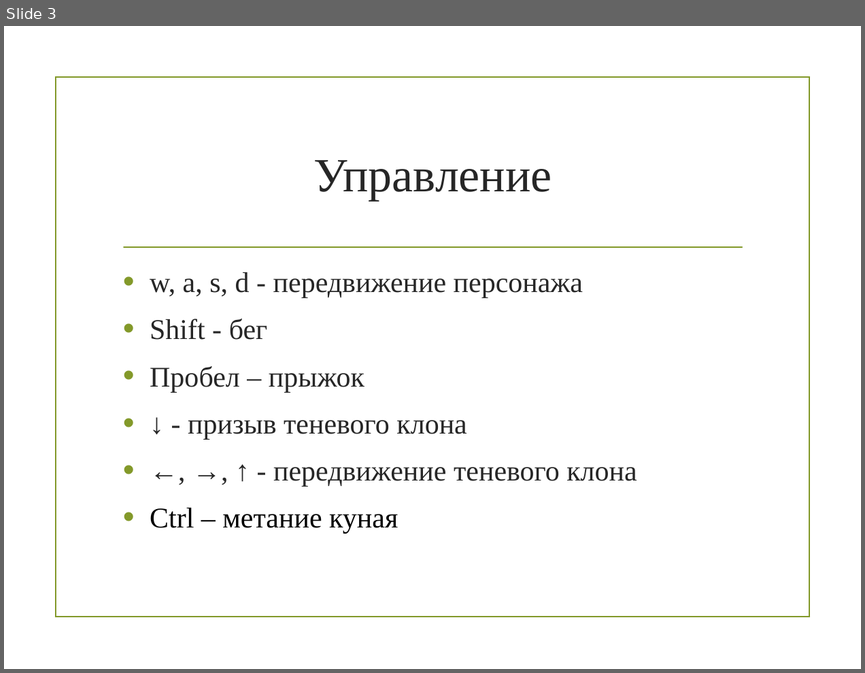
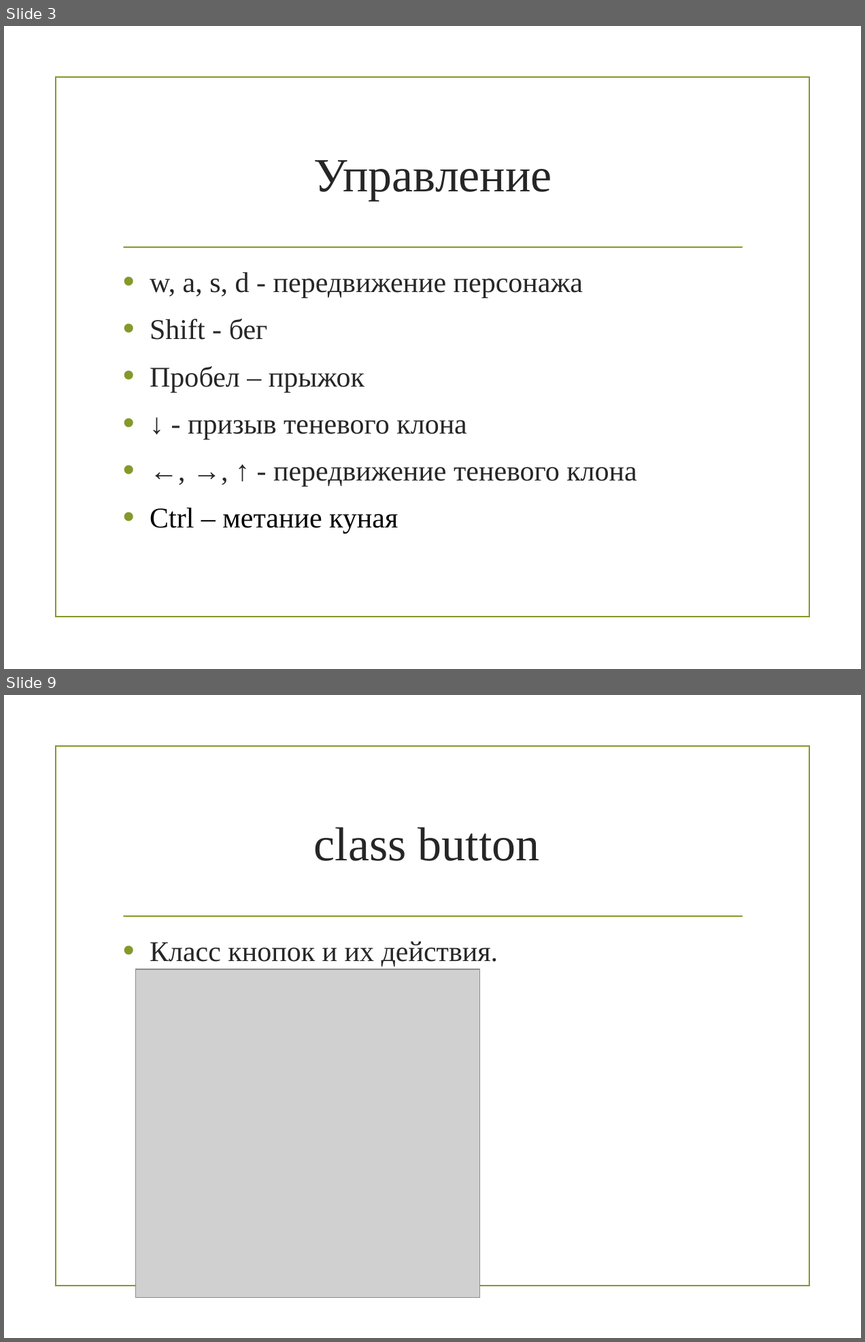
Before and after one commit to DanMak8/project_game, a slide deck: naruto.pptx. Shown one above the other, each under a label of ours: slide 3 before the commit, slides 3 and 9 after it; the slides between them are not shown. The pictures are 865x673 and 865x1342 pixels, drawn with LibreOffice and Linux fonts; fonts in the diff are those of the drawing; grey boxes stand for pictures; background and template pictures are left out. Boxes give left, top, right and bottom in pixels: in the first picture for what was removed or moved away, otherwise in the second. Text is boxed around its words. In the diff, an @@ line names an element or a change of style, - is before the commit and + after.

```diff
--- a/naruto.pptx
+++ b/naruto.pptx
@@ slide 9 added at box(4, 695, 861, 1338), background picture (left out); not listed: 2 template elements that a slide beside it also shows @@
@@ title added at box(314, 827, 540, 861), 40 pt, text #262626 @@
+class button
@@ text added at box(150, 941, 498, 966), 24 pt, text #262626 @@
+• Класс кнопок и их действия.
@@ picture added at box(136, 969, 481, 1297) @@
```
Also in this commit, not shown: 6 other slides added, 1 other file.
